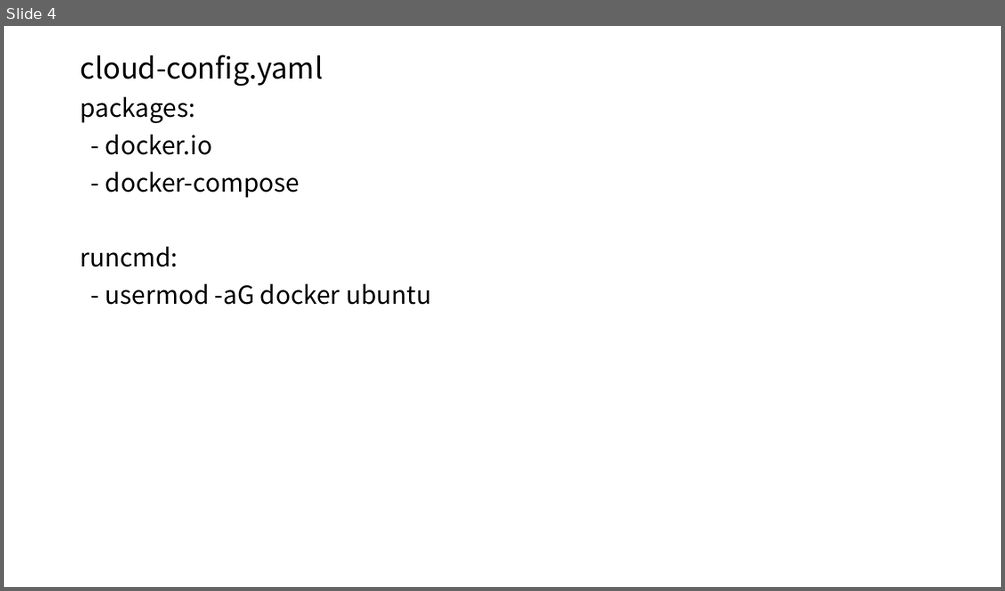
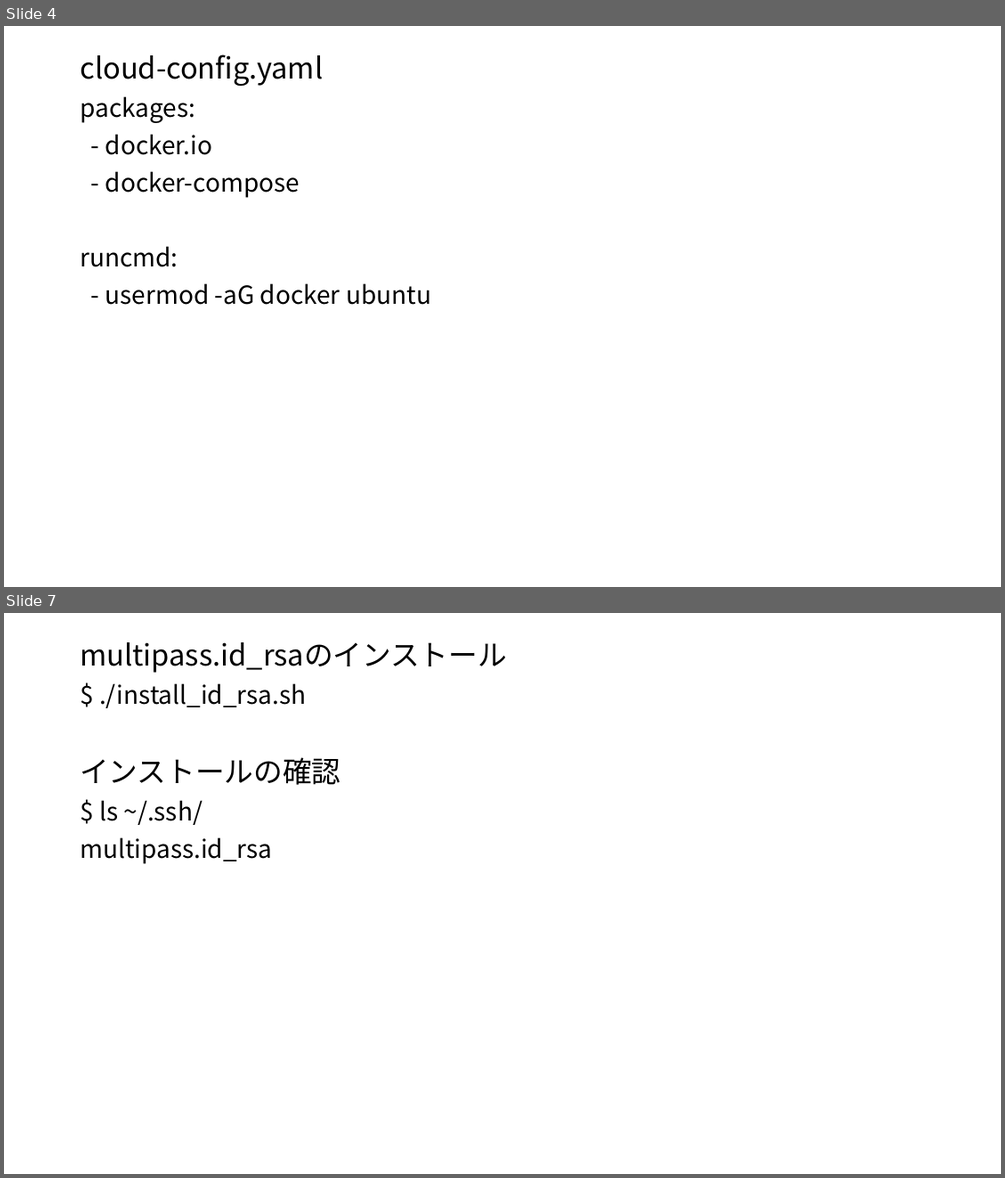
Before and after one commit to higayasuo/scripts, a slide deck: curriculum/1_preparation/1_docker_mac.pptx. Shown one above the other, each under a label of ours: slide 4 before the commit, slides 4 and 7 after it; the slides between them are not shown. The pictures are 1005x591 and 1005x1178 pixels, drawn with LibreOffice and Linux fonts; fonts in the diff are those of the drawing. Boxes give left, top, right and bottom in pixels: in the first picture for what was removed or moved away, otherwise in the second. Text is boxed around its words. In the diff, an @@ line names an element or a change of style, - is before the commit and + after.

```diff
--- a/curriculum/1_preparation/1_docker_mac.pptx
+++ b/curriculum/1_preparation/1_docker_mac.pptx
@@ slide 7 added at box(4, 613, 1001, 1174), background #FFFFFF @@
@@ text added at box(80, 642, 507, 864), 24 pt, text #000000 @@
+multipass.id_rsaのインストール
+$ ./install_id_rsa.sh
+インストールの確認
+$ ls ~/.ssh/
+multipass.id_rsa
```
Also in this commit, not shown: 1 slide changed, 3 other slides added, 3 other files.
